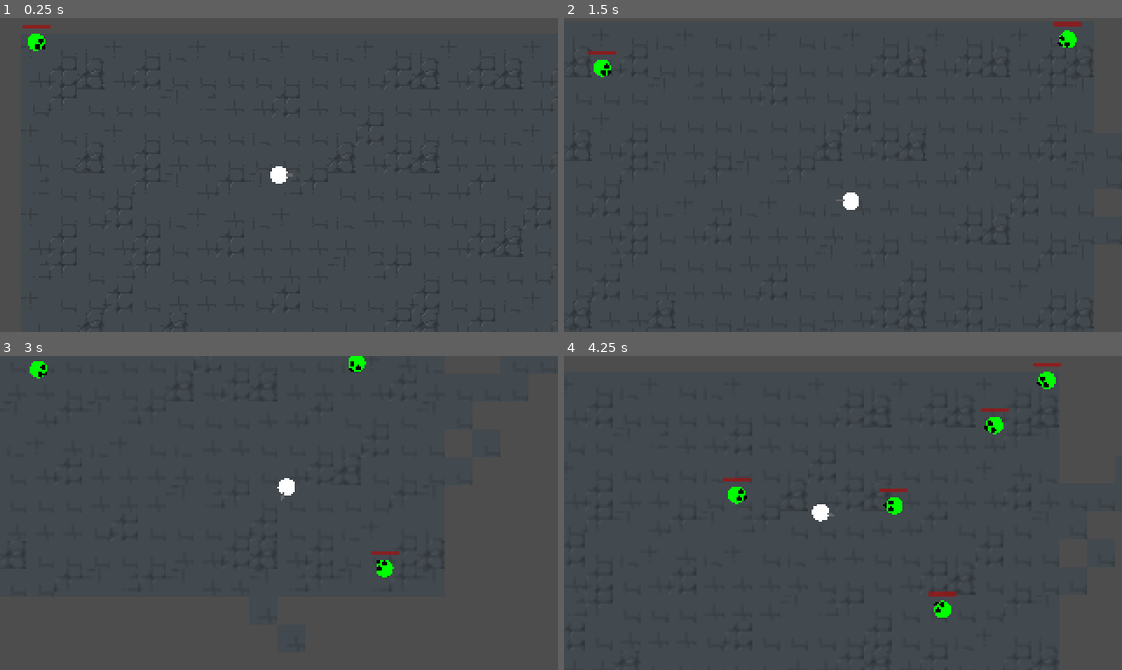
Above: before the commit, frames 1-4 (two rows, left to right).
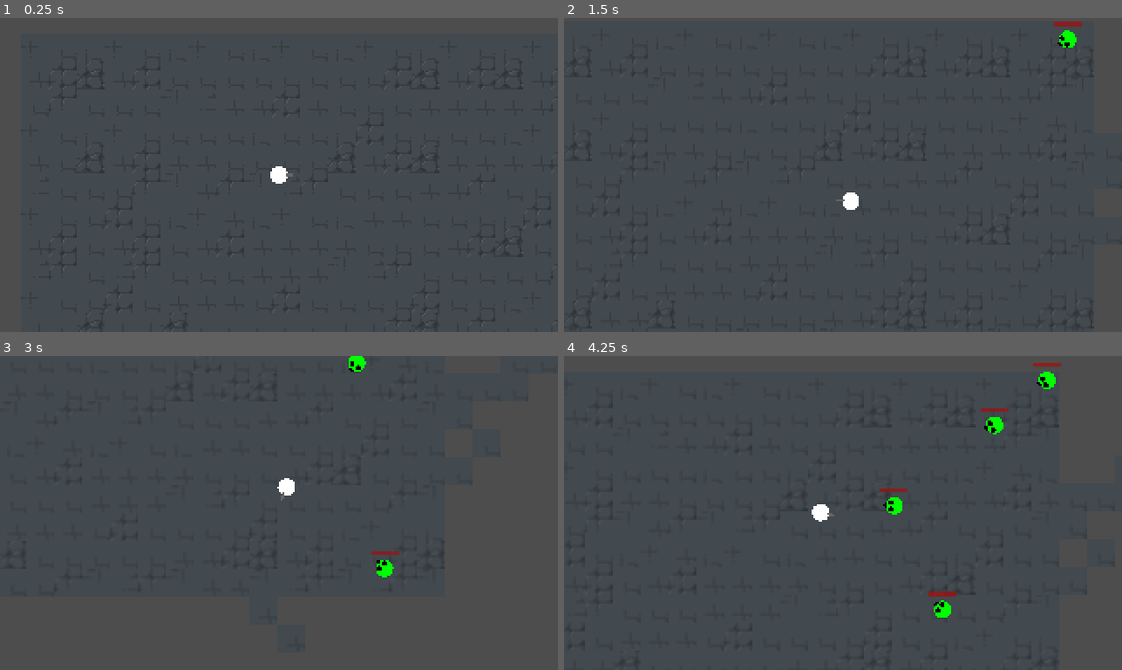
Above: after the commit, the same moments.

Repository: Spookyinator/TroglodyteCSGame
Game: Godot game, scene res://World/level.tscn
Same seed, same stepped clock (60 frames per second), same inputs: the game is played once before the commit and once after it. The project has no main scene, so this scene is started directly.
Inputs (mouse positions are in pixels of both pictures, inside the frame that each line leads up to):
- Up to frame 1 (0.25 s): no input
- Up to frame 2 (1.5 s): move the mouse to (965, 159) at 0.52 s; hold D (Right) 0.53-1.28 s; click (965, 159) at 0.6 s; move the mouse to (731, 190) at 1.27 s; hold S (Down) from 1.28 s (still down); tap Shift (slide) at 1.35 s
- Up to frame 3 (3 s): move the mouse to (334, 443) at 2.02 s; release S (Down) at 2.03 s; hold D (Right) 2.03-2.78 s; click (334, 443) at 2.1 s; move the mouse to (251, 575) at 2.77 s; hold W (Up) from 2.78 s (still down); tap Shift (slide) at 2.85 s
- Up to frame 4 (4.25 s): move the mouse to (1010, 560) at 3.52 s; release W (Up) at 3.53 s; hold A (Left) from 3.53 s (still down); click (1010, 560) at 3.6 s

The runs differ from the first frame. In frame 1, 0.2% of the frame differs, in the area x 4-10%, y 2-11%; in frame 2, 0.2%; in frame 3, 0.1%; in frame 4, 0.2%.

Commit message:
si

Diff:
--- a/CSPGame/Enemies/enemyTest.tscn
+++ b/CSPGame/Enemies/enemyTest.tscn
@@ -17,7 +17,7 @@
 radius = 11.0
 
 [node name="Zombie" type="CharacterBody2D"]
-collision_layer = 0
+collision_layer = 4
 script = ExtResource("1_4vnej")
 
 [node name="Skin" type="MeshInstance2D" parent="."]
--- a/CSPGame/Hitboxes & Hurtboxes/hitbox.gd
+++ b/CSPGame/Hitboxes & Hurtboxes/hitbox.gd
@@ -9,5 +9,4 @@
 		emit_signal("noHealth")
 
 func _on_area_entered(area):
-	print("yes")
 	health -= area.damage
--- a/CSPGame/Weapons/bullet.tscn
+++ b/CSPGame/Weapons/bullet.tscn
@@ -10,8 +10,6 @@
 
 func _on_body_entered(body):
 	queue_free()
-	self.free()
-	print(\"yes\")
 "
 
 [sub_resource type="RectangleShape2D" id="RectangleShape2D_csrva"]
@@ -25,6 +23,8 @@
 collision_layer = 0
 collision_mask = 7
 gravity_scale = 0.0
+max_contacts_reported = 1
+contact_monitor = true
 script = SubResource("GDScript_njtxy")
 
 [node name="CollisionShape2D" type="CollisionShape2D" parent="."]
--- a/CSPGame/World/level.tscn
+++ b/CSPGame/World/level.tscn
@@ -202,8 +202,6 @@
 [node name="RemoteTransform2D" type="RemoteTransform2D" parent="Player"]
 remote_path = NodePath("../../Camera2D")
 
-[node name="Zombie" parent="." instance=ExtResource("3_2q0tg")]
-
 [node name="ZombieTimer" type="Timer" parent="."]
 autostart = true
 
@@ -218,5 +216,4 @@
 [node name="Spawn4" type="Marker2D" parent="."]
 position = Vector2(0, 190)
 
-[connection signal="playerDead" from="Player" to="Zombie" method="_on_player_player_dead"]
 [connection signal="timeout" from="ZombieTimer" to="." method="_on_zombie_timer_timeout"]
